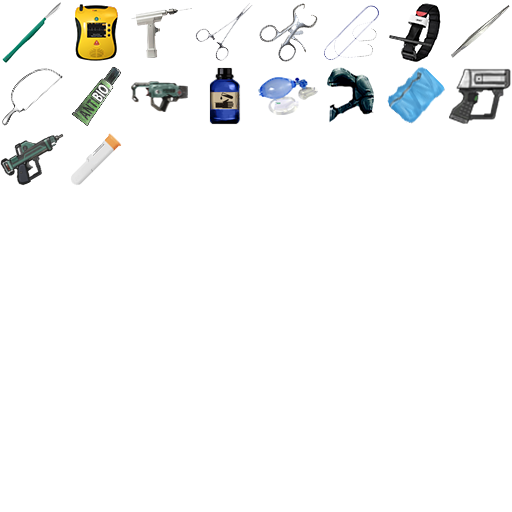
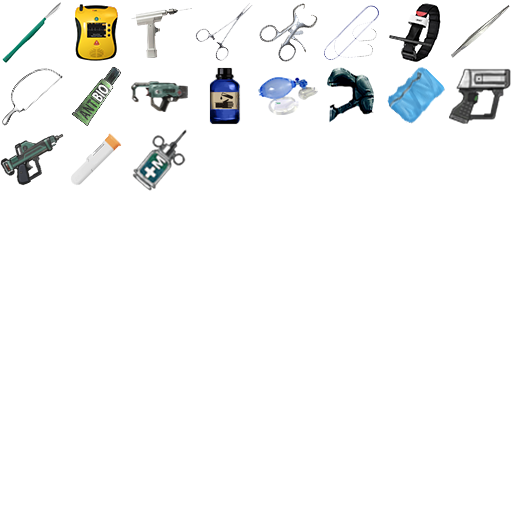
Layered file, before and after one edit (512x512). Changes by layer:
added layer "Layer 13" above "injecter" over [132,129,187,191]
